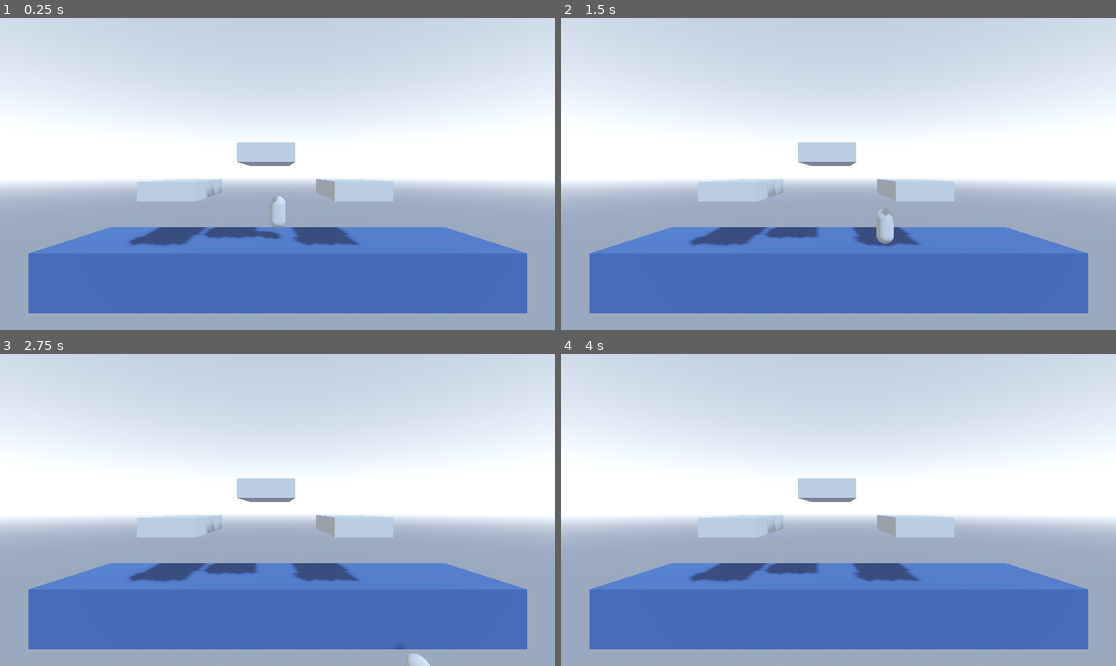
Above: before the commit, frames 1-4 (two rows, left to right).
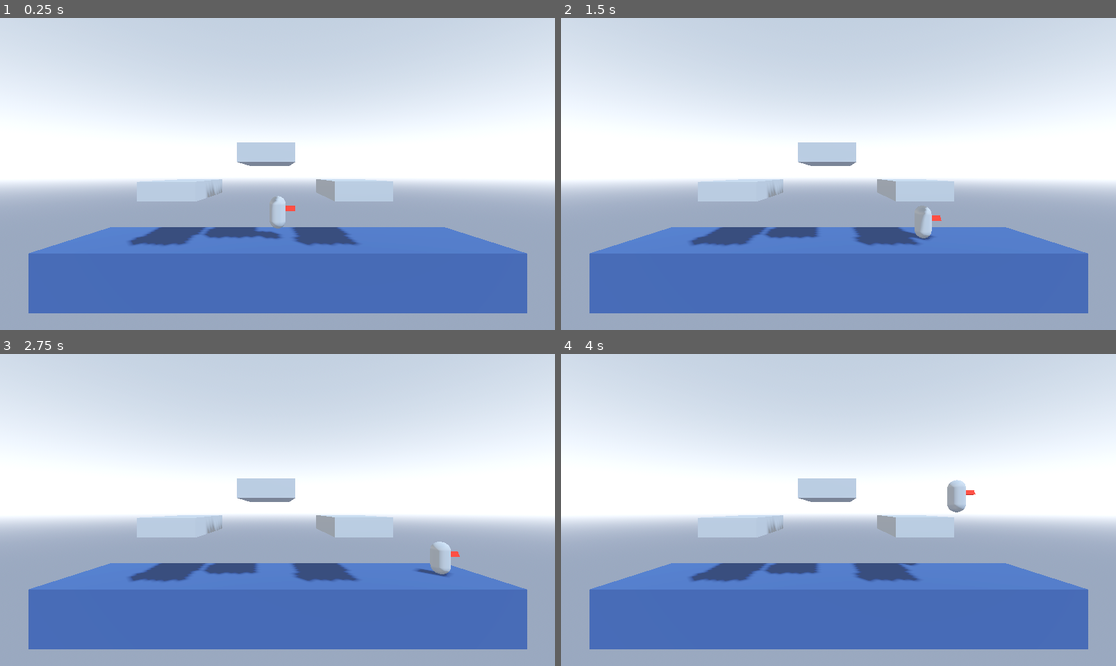
Above: after the commit, the same moments.

Repository: CheesyNinjaBear/Super_Smash_Tux
Game: Godot game, scene res://Main.tscn
Same seed, same stepped clock (60 frames per second), same inputs: the game is played once before the commit and once after it.
Inputs:
- Up to frame 1 (0.25 s): no input
- Up to frame 2 (1.5 s): tap Enter (ui_accept) at 0.5, 0.6, 0.77, 1.07, 1.35 s; hold Right (ui_right) 0.53-1.28 s; hold Down (ui_down) from 1.28 s (still down)
- Up to frame 3 (2.75 s): tap Enter (ui_accept) at 1.52, 1.82, 2.1 s; release Down (ui_down) at 2.03 s; hold Right (ui_right) from 2.03 s (still down)
- Up to frame 4 (4 s): release Right (ui_right) at 2.78 s; hold Up (ui_up) 2.78-3.53 s; tap Enter (ui_accept) at 2.85, 3.02, 3.32, 3.6, 3.77 s; hold Left (ui_left) from 3.53 s (still down)

The runs differ from the first frame. In frame 1, less than 0.1% of the frame differs, in the area x 51-54%, y 60-62%; in frame 2, 0.5%, in the area x 56-69%, y 60-74%; in frame 3, 0.4%; in frame 4, 0.3%.

Commit message:
player can move use arrow keys right now. also added red marker on capsle so seeing player direction is easyer. Σ:3

Diff:
--- a/super_smash_tux/Player.tscn
+++ b/super_smash_tux/Player.tscn
@@ -1,13 +1,23 @@
-[gd_scene load_steps=3 format=3 uid="uid://dmcov0ickd8v1"]
+[gd_scene load_steps=5 format=3 uid="uid://dmcov0ickd8v1"]
 
 [sub_resource type="CapsuleShape3D" id="CapsuleShape3D_0rwas"]
 
 [sub_resource type="CapsuleMesh" id="CapsuleMesh_xhfnw"]
 
+[sub_resource type="PrismMesh" id="PrismMesh_0rwas"]
+
+[sub_resource type="StandardMaterial3D" id="StandardMaterial3D_xhfnw"]
+albedo_color = Color(0.9492286, 0.17312053, 0.09601978, 1)
+
 [node name="CharacterBody3D" type="CharacterBody3D"]
 
-[node name="CollisionShape3D" type="CollisionShape3D" parent="."]
+[node name="body" type="CollisionShape3D" parent="."]
 shape = SubResource("CapsuleShape3D_0rwas")
 
-[node name="MeshInstance3D" type="MeshInstance3D" parent="."]
+[node name="body_collision" type="MeshInstance3D" parent="."]
 mesh = SubResource("CapsuleMesh_xhfnw")
+
+[node name="weapons" type="MeshInstance3D" parent="."]
+transform = Transform3D(-1.3113417e-08, 0, 1, 0, 0.3, 0, -0.3, 0, -4.371139e-08, 0.58841, 0.24365187, 0)
+mesh = SubResource("PrismMesh_0rwas")
+surface_material_override/0 = SubResource("StandardMaterial3D_xhfnw")
--- a/super_smash_tux/player.gd
+++ b/super_smash_tux/player.gd
@@ -1,8 +1,8 @@
 extends CharacterBody3D
 
 
-const SPEED = 5.0
-const JUMP_VELOCITY = 4.5
+const SPEED = 7.0
+const JUMP_VELOCITY = 9.0
 
 
 func _physics_process(delta: float) -> void:
@@ -11,7 +11,7 @@
 		velocity += get_gravity() * delta
 
 	# Handle jump.
-	if Input.is_action_just_pressed("ui_accept") and is_on_floor():
+	if Input.is_action_just_pressed("ui_up") and is_on_floor():
 		velocity.y = JUMP_VELOCITY
 
 	# Get the input direction and handle the movement/deceleration.
@@ -20,7 +20,7 @@
 	var direction := (transform.basis * Vector3(input_dir.x, 0, input_dir.y)).normalized()
 	if direction:
 		velocity.x = direction.x * SPEED
-		velocity.z = direction.z * SPEED
+		#velocity.z = direction.z * SPEED # causes the player to go forward/backward
 	else:
 		velocity.x = move_toward(velocity.x, 0, SPEED)
 		velocity.z = move_toward(velocity.z, 0, SPEED)
--- a/super_smash_tux/project.godot
+++ b/super_smash_tux/project.godot
@@ -14,3 +14,16 @@
 run/main_scene="uid://c6qmlepsqwh78"
 config/features=PackedStringArray("4.5", "Forward Plus")
 config/icon="res://icon.svg"
+
+[input]
+
+right={
+"deadzone": 0.2,
+"events": [Object(InputEventKey,"resource_local_to_scene":false,"resource_name":"","device":-1,"window_id":0,"alt_pressed":false,"shift_pressed":false,"ctrl_pressed":false,"meta_pressed":false,"pressed":false,"keycode":0,"physical_keycode":4194321,"key_label":0,"unicode":0,"location":0,"echo":false,"script":null)
+]
+}
+left={
+"deadzone": 0.2,
+"events": [Object(InputEventKey,"resource_local_to_scene":false,"resource_name":"","device":-1,"window_id":0,"alt_pressed":false,"shift_pressed":false,"ctrl_pressed":false,"meta_pressed":false,"pressed":false,"keycode":0,"physical_keycode":4194319,"key_label":0,"unicode":0,"location":0,"echo":false,"script":null)
+]
+}
